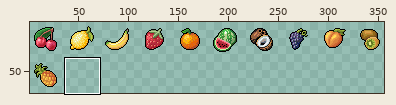
One commit to this sprite sheet: assets/sprites/fruits.png. The first picture is a wide view before the edit; the outline marks the close-up.
Close-up. Before the commit:
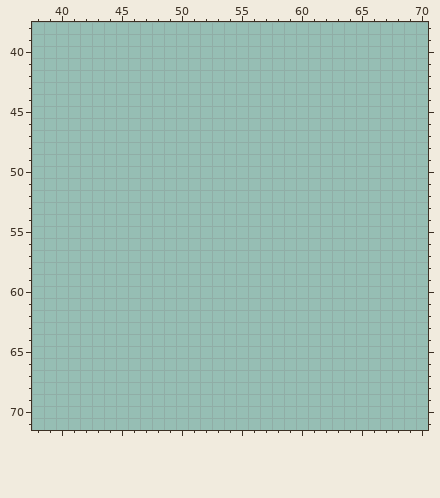
The file is 360x72 pixels. Colours within 5 levels of each other are drawn and written as one. Shown: x 38..70, y 38..71. The wide view leaves out empty margins.
And afterwards:
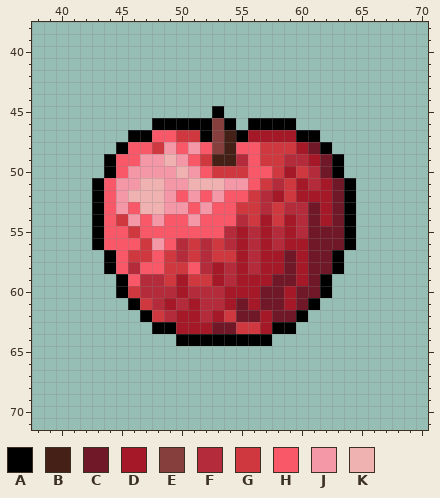
Palette (. is transparent): A #000000  B #452016  C #701828  D #a41828  E #873f3d  F #b42c3c  G #d03840  H #f85868  J #f498a8  K #f0b2b0
Difference:
y 45: x 53 . -> A
y 46: x 48..54 ....... -> AAAAAEA; x 56..59 .... -> AAAA
y 47: x 46..61 ................ -> AAHHGGAEBADDDDAA
y 48: x 45..62 .................. -> AHHGJHJHEBHHGGGDCA
y 49: x 44..63 .................... -> AHHJJKJHGBBFHGGFFDCA
y 50: x 44..63 .................... -> AHJJJJKJHGGGHHGDGFCA
y 51: x 43..64 ...................... -> AHJJKKJJKKKJJHGFGDFDCA
y 52: x 43..64 ...................... -> AHJKKKJHJHJHHGFDGDDDCA
y 53: x 43..64 ...................... -> AHJHKKJJHJHHGGFGFFCDCA
y 54: x 43..64 ...................... -> AHGJHJHHJHHHFGDGDFCDCA
y 55: x 43..64 ...................... -> AHHGHHHHHHHFDFDFDFCCCA
y 56: x 43..64 ...................... -> AHHHGJHFGFGFDFDFDDCCCA
y 57: x 44..63 .................... -> AHGGHGFGFGGDFDDCDCCA
y 58: x 44..63 .................... -> AHFHHGGHFDFDFDDCDCCA
y 59: x 45..62 .................. -> AHFFGDGGDFDDDCCDCA
y 60: x 45..62 .................. -> AGFFFDFFFDDDCCDCCA
y 61: x 46..61 ................ -> AGFDFDFFDCDCCDCA
y 62: x 47..60 .............. -> AGFDDFDGCCDCCA
y 63: x 48..59 ............ -> AADDDCCGGDAA
y 64: x 50..57 ........ -> AAAAAAAA
Where, in picture pixels (left, top, right, bottom), the same in both close-ups:
added: (92, 106, 356, 346)
